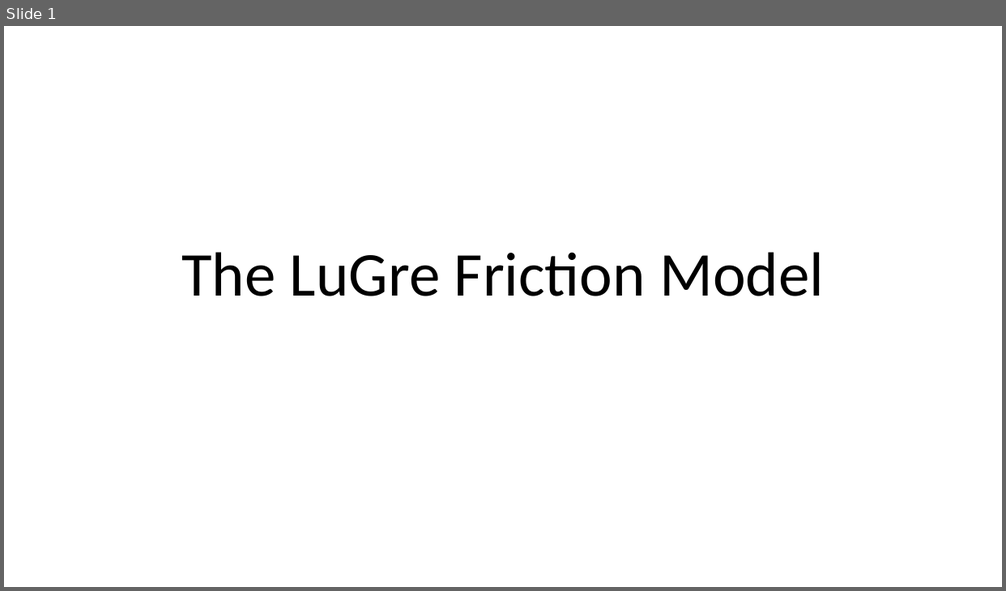
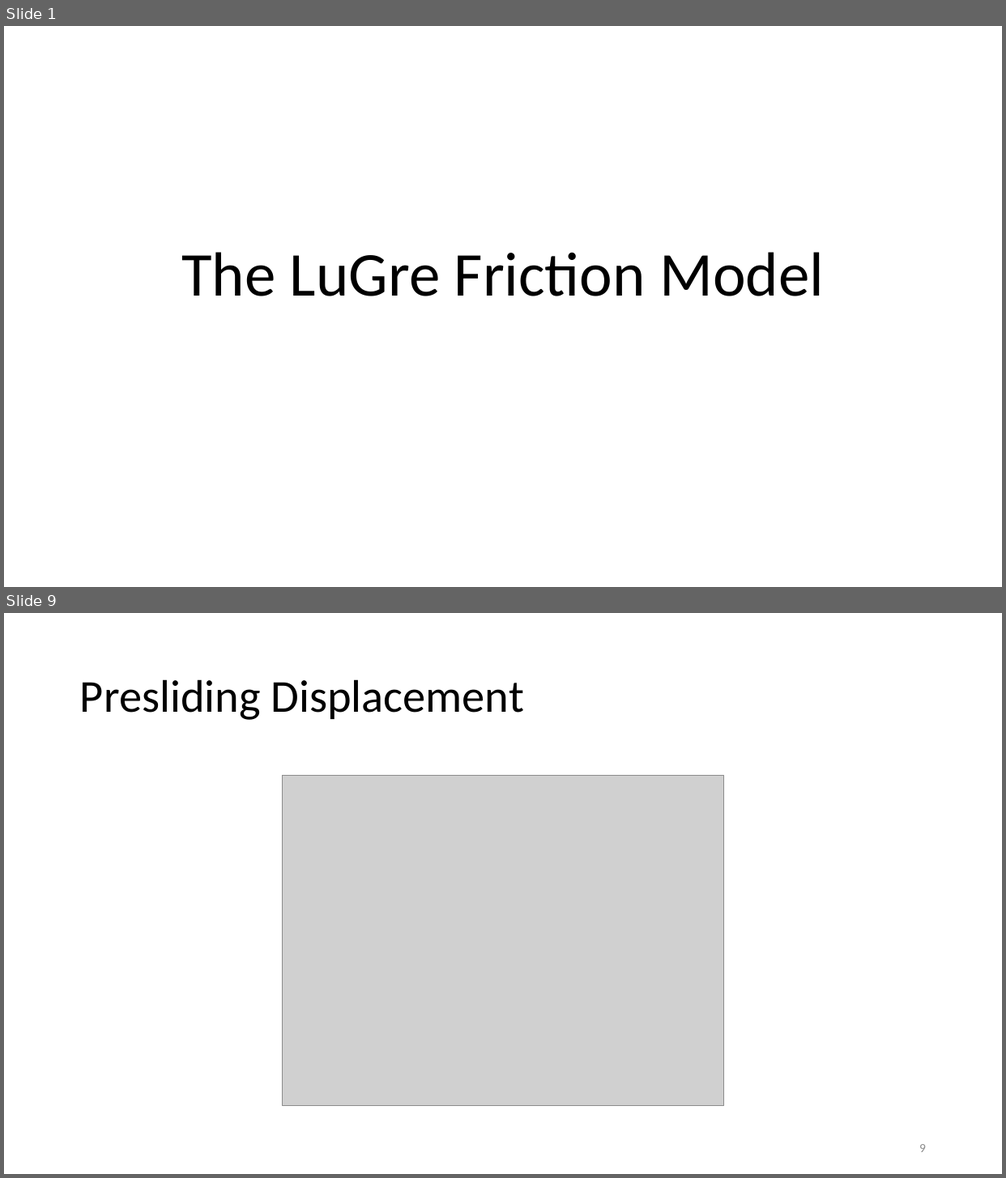
Before and after one commit to auralius/LuGre, a slide deck: The LuGre Friction Model.pptx. Shown one above the other, each under a label of ours: slide 1 before the commit, slides 1 and 9 after it; the slides between them are not shown. The pictures are 1006x591 and 1006x1178 pixels, drawn with LibreOffice and Linux fonts; fonts in the diff are those of the drawing; grey boxes stand for pictures. Boxes give left, top, right and bottom in pixels: in the first picture for what was removed or moved away, otherwise in the second. Text is boxed around its words. In the diff, an @@ line names an element or a change of style, - is before the commit and + after.

```diff
--- a/The LuGre Friction Model.pptx
+++ b/The LuGre Friction Model.pptx
@@ slide 9 added at [4, 613, 1002, 1174], background #FFFFFF @@
@@ title added at [80, 679, 524, 720], 44 pt, text #000000 @@
+Presliding Displacement
@@ picture added at [283, 776, 723, 1106] @@
@@ page number added at [919, 1144, 926, 1152], 12 pt, text #8C8C8C @@
+9
```
Also in this commit, not shown: 4 slides changed, 6 other slides added, 2 slides removed.
